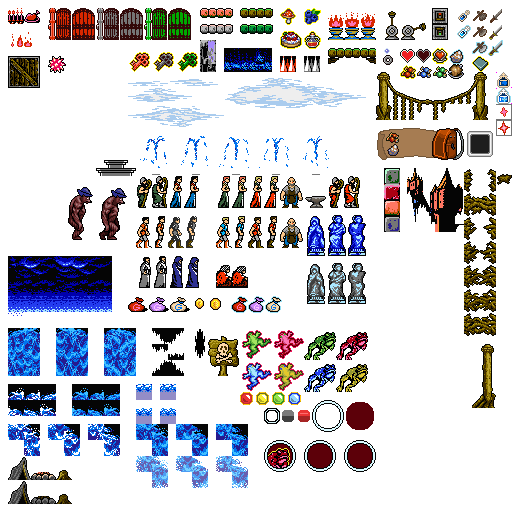
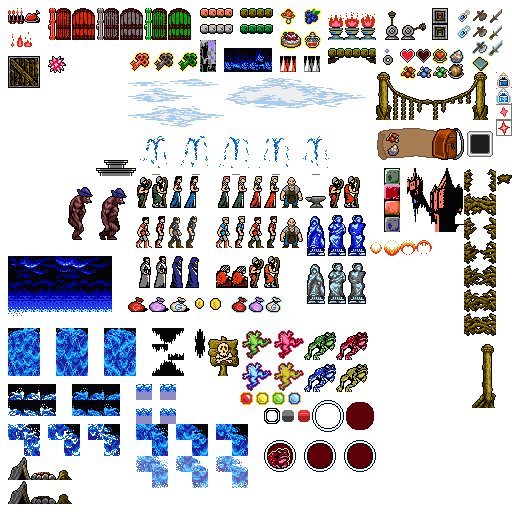
Layered file, before and after one edit (512x512). Changes by layer:
painted on "Main" over bbox(249, 240, 432, 288)
